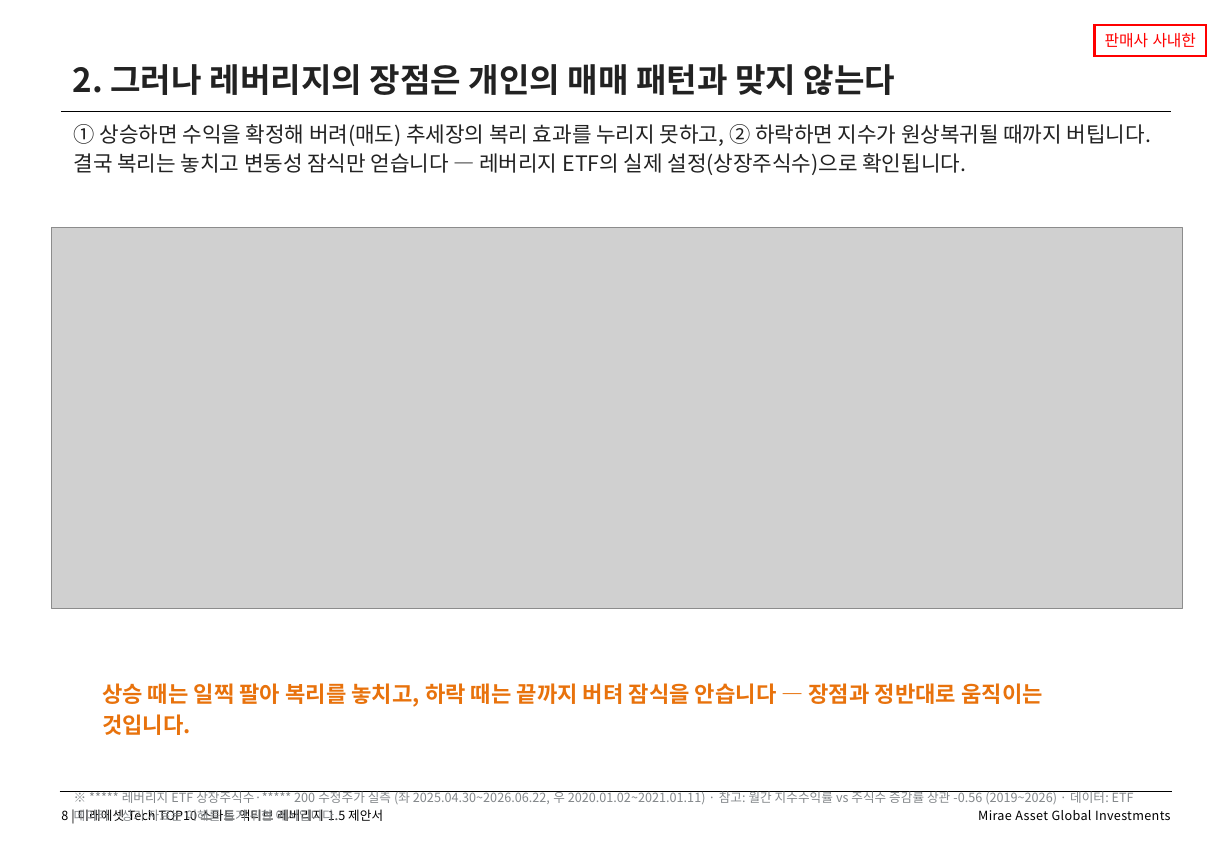
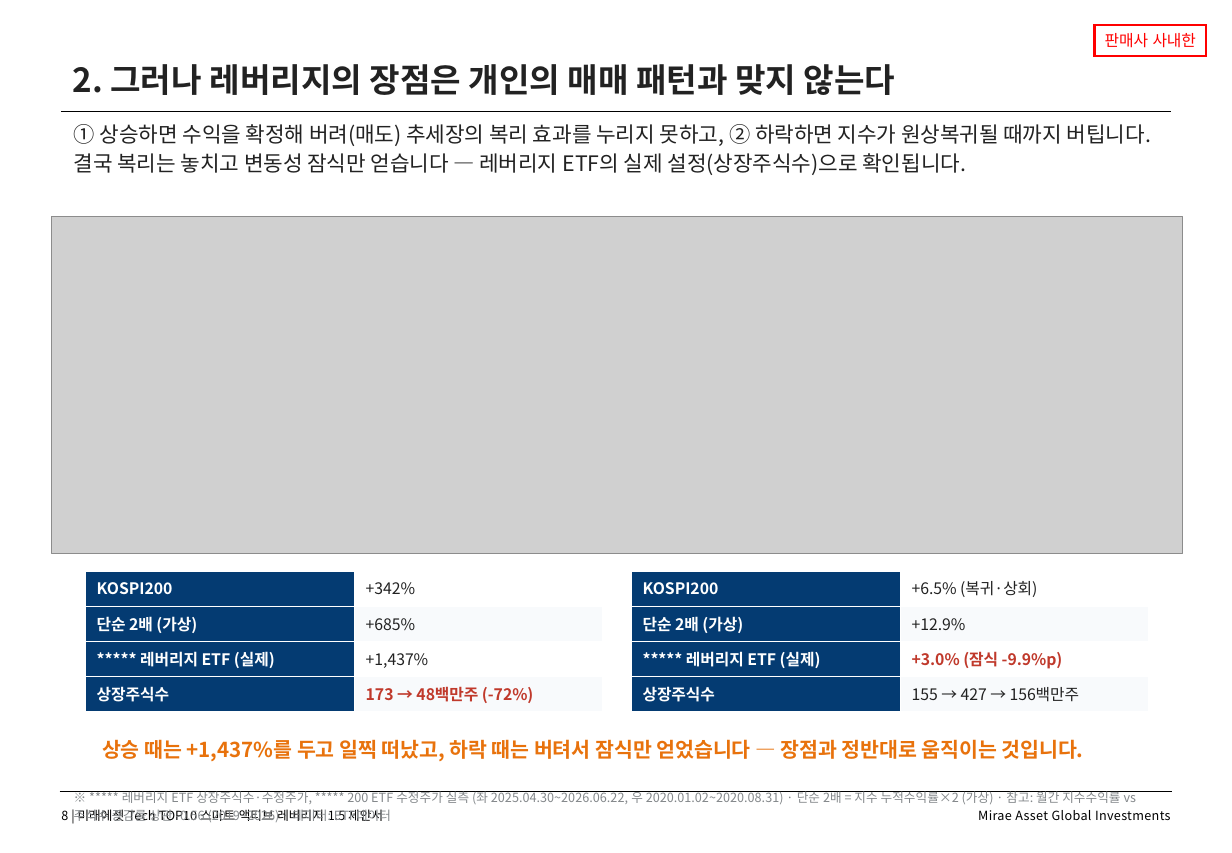
Before and after one commit to gamer383-bit/Volatility-Fund, a slide deck: slide 8 of 제안서/Tech_TOP10_스마트액티브레버리지15_v1_20260812.pptx. Drawn at 1232x853 pixels with LibreOffice and Linux fonts; fonts in the diff are those of the drawing; grey boxes stand for pictures. Boxes give left, top, right and bottom in pixels: in the first picture for what was removed or moved away, otherwise in the second. Text is boxed around its words. In the diff, an @@ line names an element or a change of style, - is before the commit and + after.

```diff
--- a/제안서/Tech_TOP10_스마트액티브레버리지15_v1_20260812.pptx
+++ b/제안서/Tech_TOP10_스마트액티브레버리지15_v1_20260812.pptx
@@ picture: place and size @@
-picture at [51,228,1183,609]
+picture at [51,216,1183,554]
@@ table added at [85,571,603,712], 4 rows, 2 columns @@
+KOSPI200 | +342%
+단순 2배 (가상) | +685%
+***** 레버리지 ETF (실제) | +1,437%
+상장주식수 | 173 → 48백만주 (-72%)
@@ table added at [631,571,1149,712], 4 rows, 2 columns @@
+KOSPI200 | +6.5% (복귀·상회)
+단순 2배 (가상) | +12.9%
+***** 레버리지 ETF (실제) | +3.0% (잠식 -9.9%p)
+상장주식수 | 155 → 427 → 156백만주
@@ text at [102,739,1083,761]: text changed; size 14 to 13 pt @@
-상승 때는 일찍 팔아 복리를 놓치고, 하락 때는 끝까지 버텨 잠식을 안습니다 — 장점과 정반대로 움직이는 것입니다.
+상승 때는 +1,437%를 두고 일찍 떠났고, 하락 때는 버텨서 잠식만 얻었습니다 — 장점과 정반대로 움직이는 것입니다.
@@ text at [112,791,1136,822]: text changed @@
-※ ***** 레버리지 ETF 상장주식수·***** 200 수정주가 실측 (좌 2025.04.30~2026.06.22, 우 2020.01.02~2021.01.11) · 참고: 월간 지수수익률 vs 주식수 증감률 상관 -0.56 (2019~2026) · 데이터: ETF데이터 · 상기 자료는 이해를 돕기 위한 예시입니다.
+※ ***** 레버리지 ETF 상장주식수·수정주가, ***** 200 ETF 수정주가 실측 (좌 2025.04.30~2026.06.22, 우 2020.01.02~2020.08.31) · 단순 2배 = 지수 누적수익률×2 (가상) · 참고: 월간 지수수익률 vs 주식수 증감률 상관 -0.56 (2019~2026) · 데이터: ETF데이터
```
Also in this commit, not shown: 2 other files.
